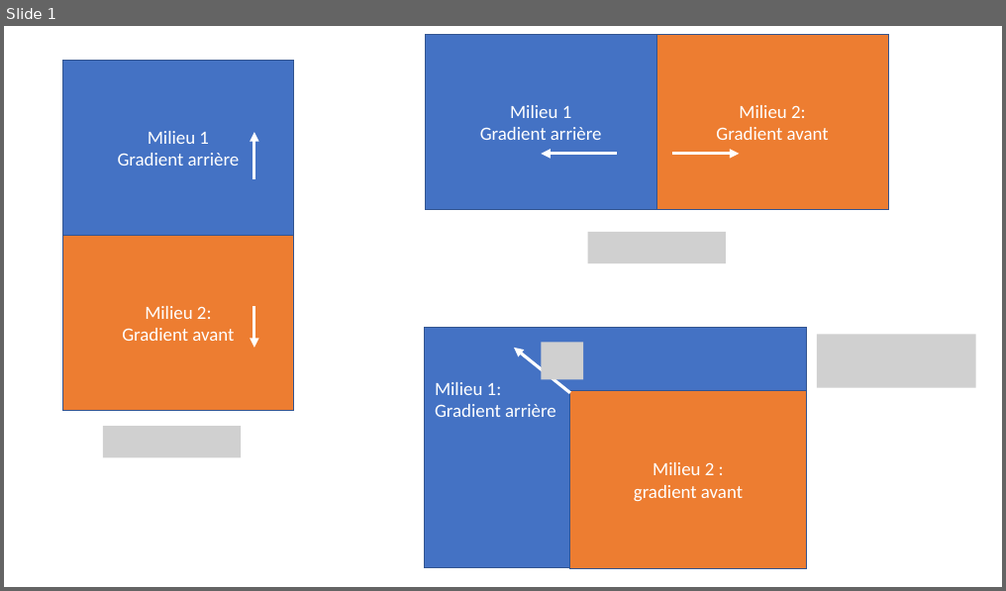
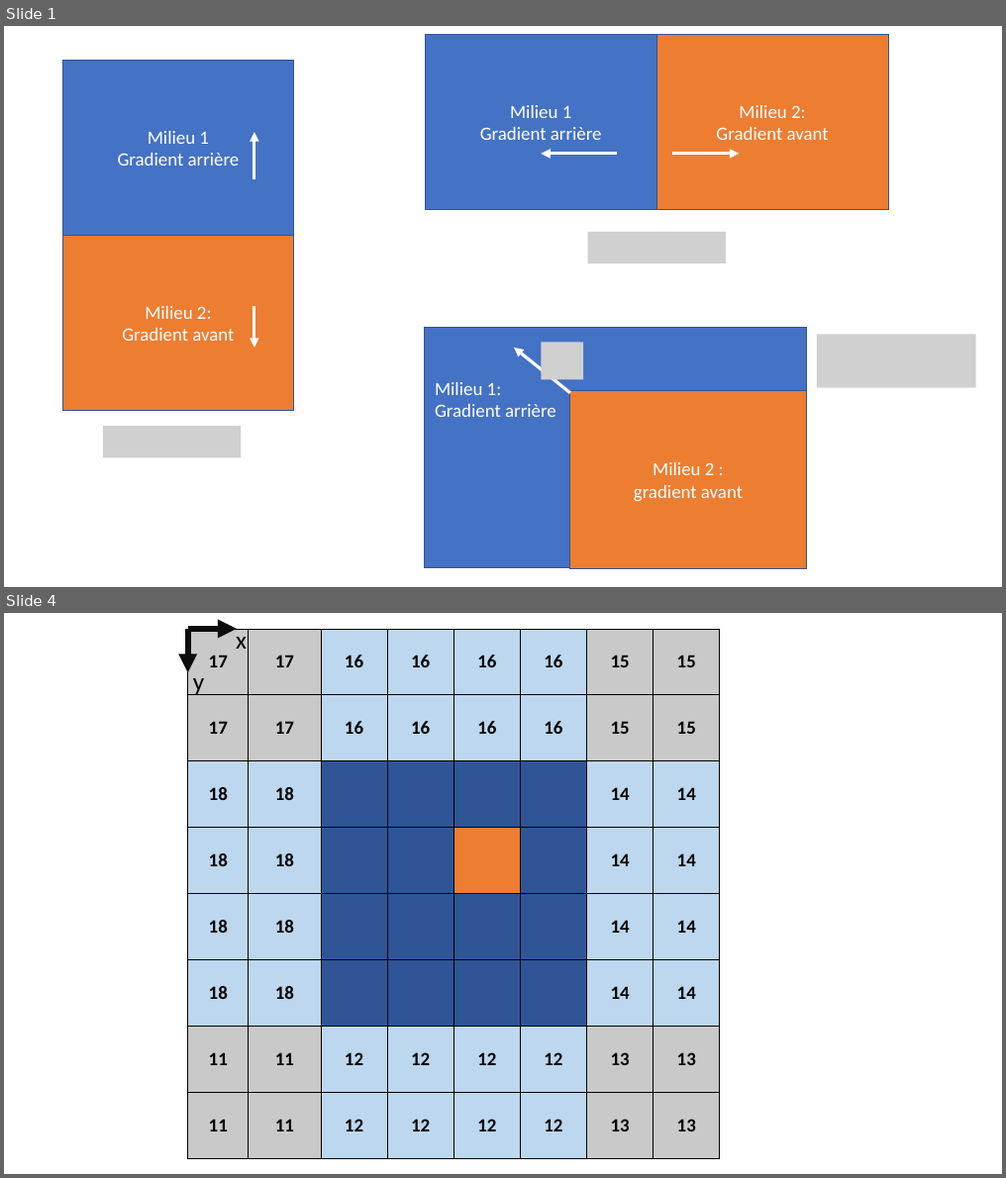
Before and after one commit to pierreluc-plt/ProjetSimulation, a slide deck: Images/Figure.pptx. Shown one above the other, each under a label of ours: slide 1 before the commit, slides 1 and 4 after it; the slides between them are not shown. The pictures are 1006x591 and 1006x1178 pixels, drawn with LibreOffice and Linux fonts; fonts in the diff are those of the drawing; grey boxes stand for pictures. Boxes give left, top, right and bottom in pixels: in the first picture for what was removed or moved away, otherwise in the second. Text is boxed around its words. In the diff, an @@ line names an element or a change of style, - is before the commit and + after.

```diff
--- a/Images/Figure.pptx
+++ b/Images/Figure.pptx
@@ slide 4 added at (4,613,1002,1174), background #FFFFFF @@
@@ table added at (188,629,721,1158), 8 rows, 8 columns @@
+17 | 17 | 16 | 16 | 16 | 16 | 15 | 15
+17 | 17 | 16 | 16 | 16 | 16 | 15 | 15
+18 | 18 |  |  |  |  | 14 | 14
+18 | 18 |  |  |  |  | 14 | 14
+18 | 18 |  |  |  |  | 14 | 14
+18 | 18 |  |  |  |  | 14 | 14
+11 | 11 | 12 | 12 | 12 | 12 | 13 | 13
+11 | 11 | 12 | 12 | 12 | 12 | 13 | 13
@@ arrow added from (188, 629) to (237, 629), #0D0D0D 6 pt @@
@@ arrow added from (188, 629) to (188, 672), #0D0D0D 6 pt @@
@@ text added at (236,628,247,649), 24 pt, text #000000 @@
+x
@@ text added at (193,678,204,695), 24 pt, text #000000 @@
+y
```
Also in this commit, not shown: 1 slide changed, 1 other slide added, 1 slide removed, 4 other files.
